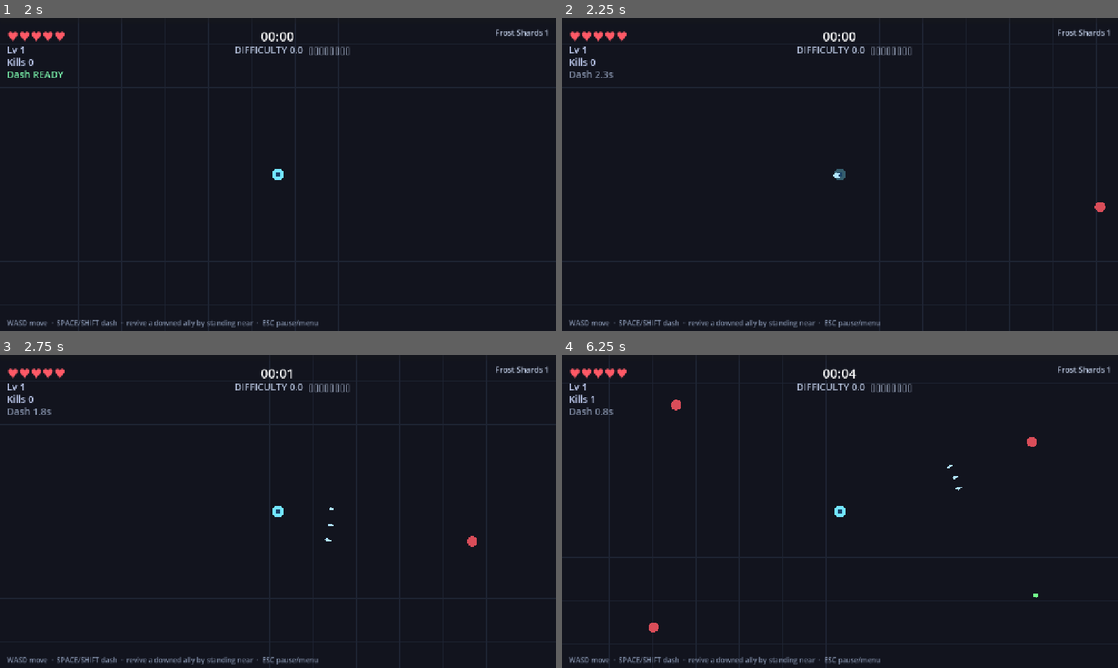
Above: before the commit, frames 1-4 (two rows, left to right).
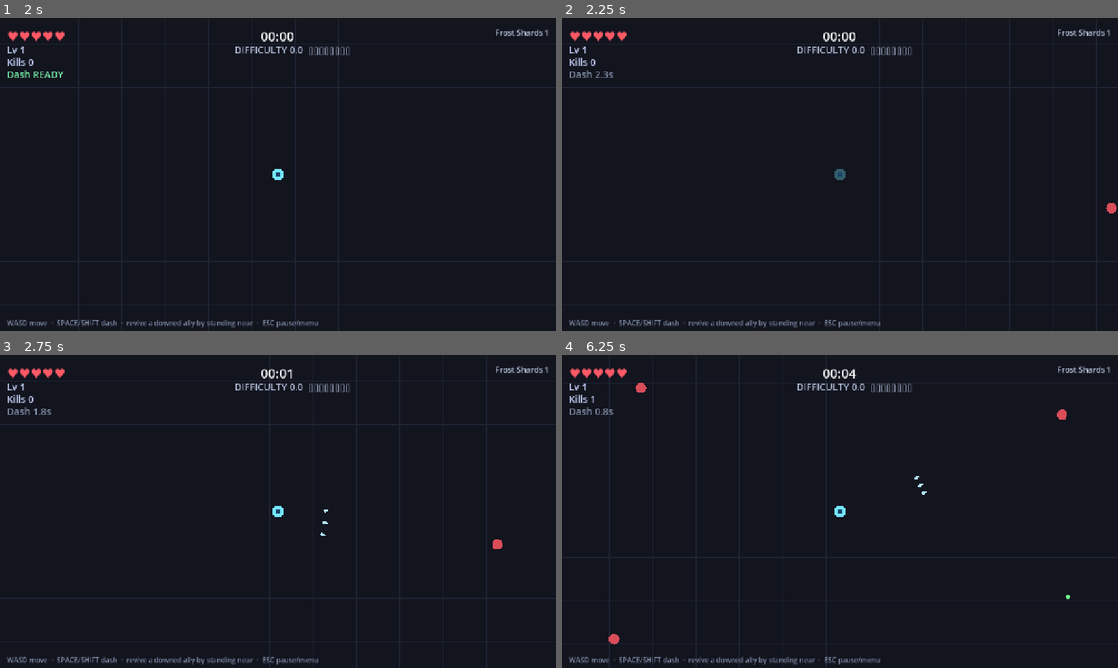
Above: after the commit, the same moments.

Repository: ICQCQ/NiceSwarm
Game: Godot game, scene res://scenes/main.tscn
Two runs of this game, one before a commit and one after it. Both use one fixed random seed, a clock stepped at 60 frames per second and the inputs below.
Inputs:
- Up to frame 1 (2 s): click "Play Solo" at 0.5 s; click "1. Frost Shards — piercing sh…" at 1.25 s
- Up to frame 2 (2.25 s): tap Enter at 2 s; hold D from 2.03 s (still down); hold Shift from 2.03 s (still down)
- Up to frame 3 (2.75 s): keep holding D; keep holding Shift; tap Space at 2.27 s
- Up to frame 4 (6.25 s): release D at 2.78 s; release Shift at 2.78 s; hold S 2.78-3.53 s; tap R at 2.85, 5.85 s; tap Space at 3.02, 4.52, 5.27, 6.02 s; hold D 3.53-4.28 s; tap M at 3.6 s; hold W 4.28-5.03 s; tap 1 at 4.35 s; hold Shift 5.03-5.78 s; hold A from 5.03 s (still down)

Frame 1 is identical in both runs. In frame 2, 0.1% of the frame differs, in the area x 48-100%, y 49-63%; in frame 3, 0.1%; in frame 4, 0.4%, in the area x 8-92%, y 8-93%.

Commit message:
feat: newborn enemies ease in to full speed over 2s
Fresh enemies start at 15% speed and accelerate (t^2 ease-in) to full speed
over SPAWN_RAMP_TIME (2s), giving players a beat to react to a spawn. Shard
bullets are excluded so projectiles keep full speed. Host-sim only; clients
reflect it via position sync.

Diff:
--- a/scripts/enemies/enemy.gd
+++ b/scripts/enemies/enemy.gd
@@ -12,6 +12,12 @@
 const DMG_ICE := 2
 const DMG_ENERGY := 3
 
+# Newborns ease up to full speed over their first SPAWN_RAMP_TIME seconds (ease-in
+# curve, so they accelerate) — gives players a beat to react to a fresh spawn.
+const SPAWN_RAMP_TIME := 2.0
+const SPAWN_RAMP_FLOOR := 0.15   # speed multiplier at the instant of spawn
+
+var age := 0.0   # seconds alive (host sim only); drives the spawn speed ramp
 var hp := 2.0
 var speed := 90.0
 var radius := 12.0
@@ -95,6 +101,10 @@
 		return
 	var target: Node2D = main_ref.nearest_alive_player(global_position)
 	var spd := speed * (slow_mult if slow_timer > 0.0 else 1.0)
+	if not bullet and age < SPAWN_RAMP_TIME:  # newborns accelerate up to full speed
+		age += delta
+		var t := clampf(age / SPAWN_RAMP_TIME, 0.0, 1.0)
+		spd *= lerpf(SPAWN_RAMP_FLOOR, 1.0, t * t)  # t² = ease-in (slow start, speeds up)
 	if life > 0.0:
 		life -= delta
 		if life <= 0.0:
